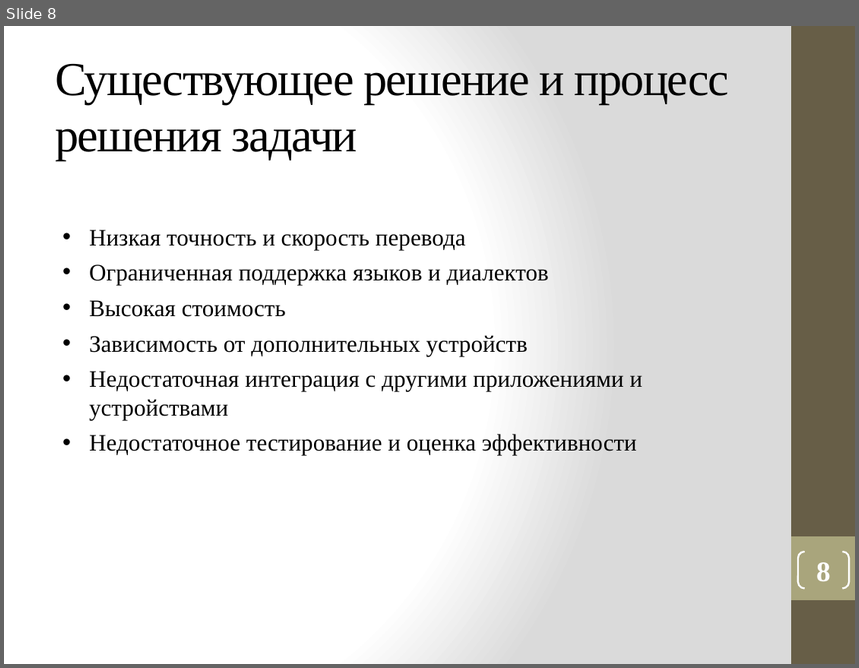
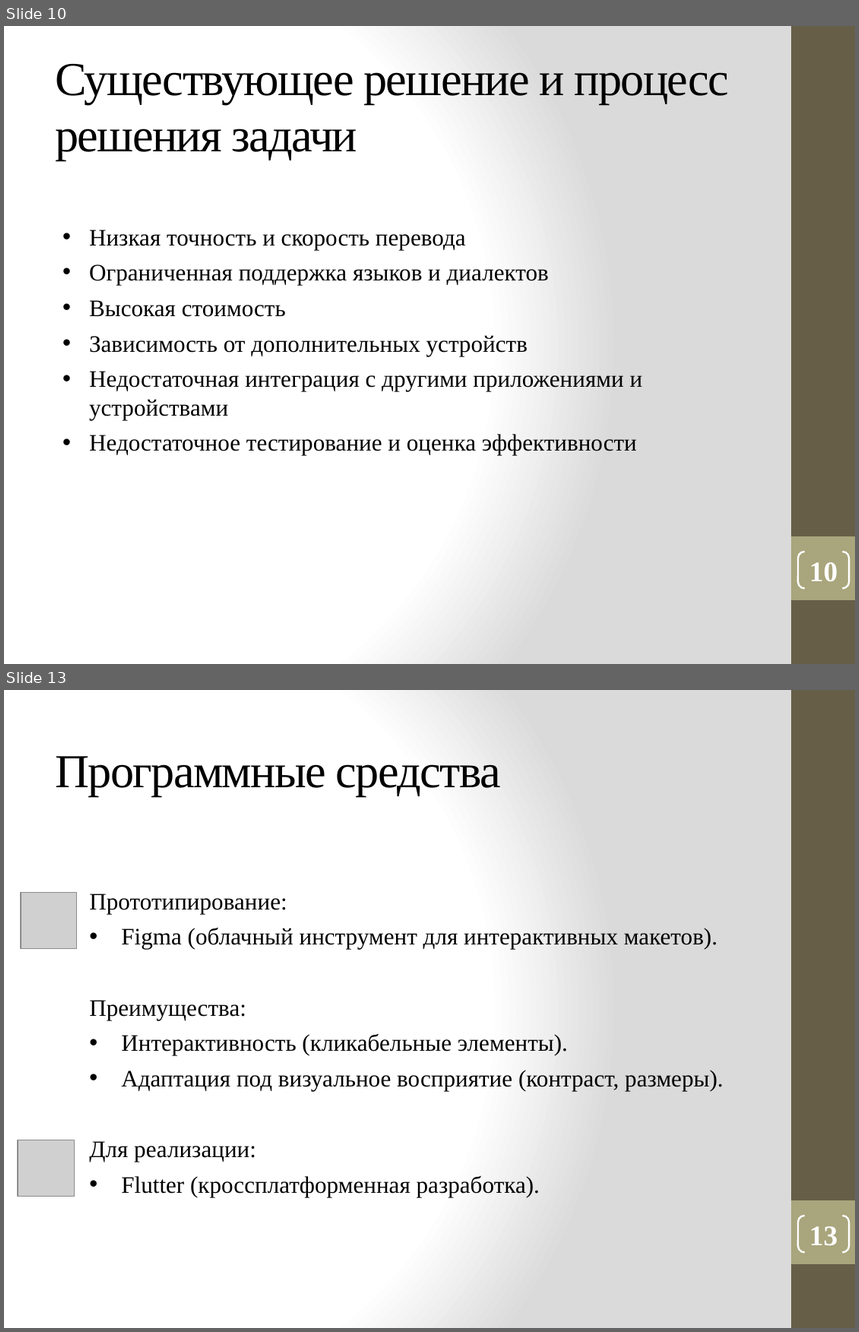
Before and after one commit to vadimgilka/DeafAndDumbPeople, a slide deck: Моя документация/Презентация_Панова.pptx. Shown one above the other, each under a label of ours: slide 8 before the commit, slides 10 and 13 after it; the slides between them are not shown. The pictures are 859x668 and 859x1332 pixels, drawn with LibreOffice and Linux fonts; fonts in the diff are those of the drawing; grey boxes stand for pictures. Boxes give left, top, right and bottom in pixels: in the first picture for what was removed or moved away, otherwise in the second. Text is boxed around its words. In the diff, an @@ line names an element or a change of style, - is before the commit and + after.

```diff
--- a/Моя документация/Презентация_Панова.pptx
+++ b/Моя документация/Презентация_Панова.pptx
@@ slide 13 added at bbox=[4, 690, 855, 1328], background gradient #FFFFFF to #DADADA; not listed: 2 template elements that a slide beside it also shows @@
@@ title added at bbox=[55, 756, 501, 796], 40 pt, text #000000 @@
+Программные средства
@@ picture added at bbox=[21, 893, 77, 948] @@
@@ text added at bbox=[89, 894, 723, 1198], 20 pt, text #000000 @@
+Прототипирование:
+• Figma (облачный инструмент для интерактивных макетов).
+Преимущества:
+• Интерактивность (кликабельные элементы).
+• Адаптация под визуальное восприятие (контраст, размеры).
+Для реализации:
+• Flutter (кроссплатформенная разработка).
@@ picture added at bbox=[18, 1140, 75, 1198] @@
@@ page number added at bbox=[798, 1216, 849, 1252], outline #FFFFFF 1.5 pt, 24 pt, text #FFFFFF, bold @@
+13
@@ what was slide 8 is now slide 10 @@
@@ page number at bbox=[810, 563, 838, 582]: text changed @@
-8
+10
```
Also in this commit, not shown: 5 slides changed, 5 other slides added, 3 slides removed, 1 other file.
